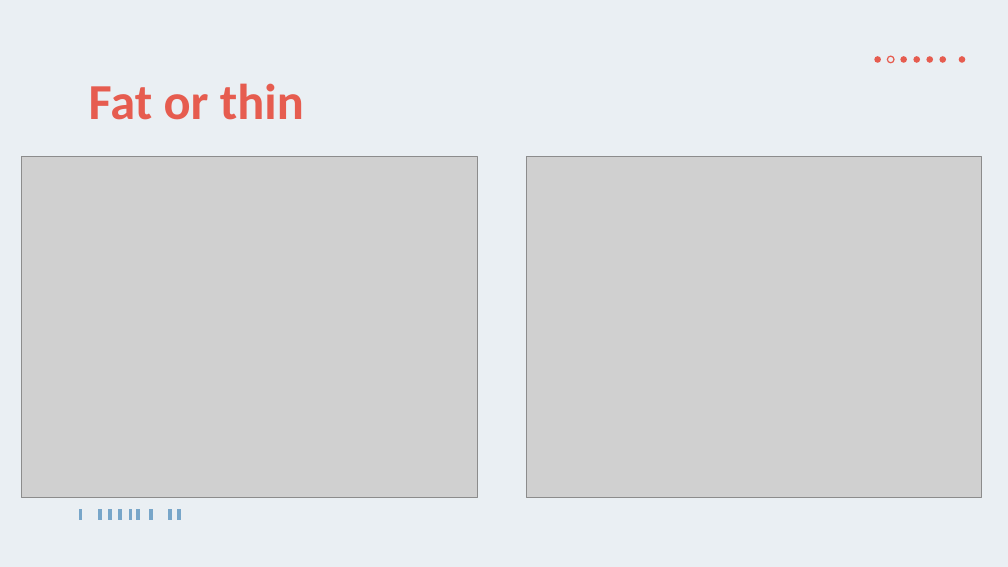
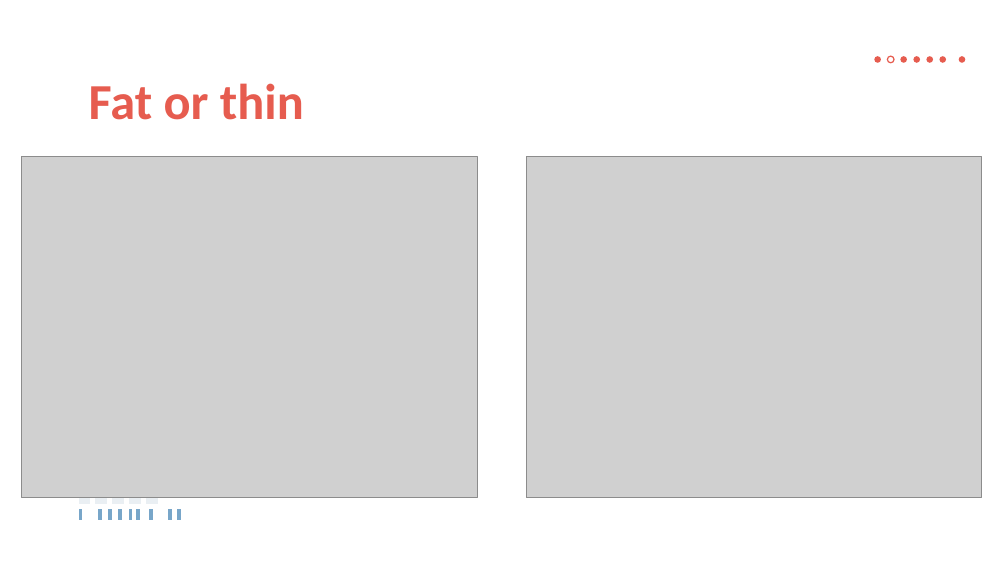
Before and after one commit to norbeydanilo/arquitectura-software-web, a slide deck: slide 34 of 03.arquitectura_Cliente-Servidor.pptx (slide 33 before the commit). Drawn at 1008x567 pixels with LibreOffice and Linux fonts; fonts in the diff are those of the drawing; grey boxes stand for pictures. Boxes give left, top, right and bottom in pixels: in the first picture for what was removed or moved away, otherwise in the second. Text is boxed around its words. In the diff, an @@ line names an element or a change of style, - is before the commit and + after.

```diff
--- a/03.arquitectura_Cliente-Servidor.pptx
+++ b/03.arquitectura_Cliente-Servidor.pptx
@@ background #EAEFF3 to #FFFFFF @@
@@ freeform shape added at (x1=79, y1=494, x2=90, y2=503), fill #EAEFF3 @@
```
Also in this commit, not shown: 27 other slides changed, 1 slide added, 5 other files.
